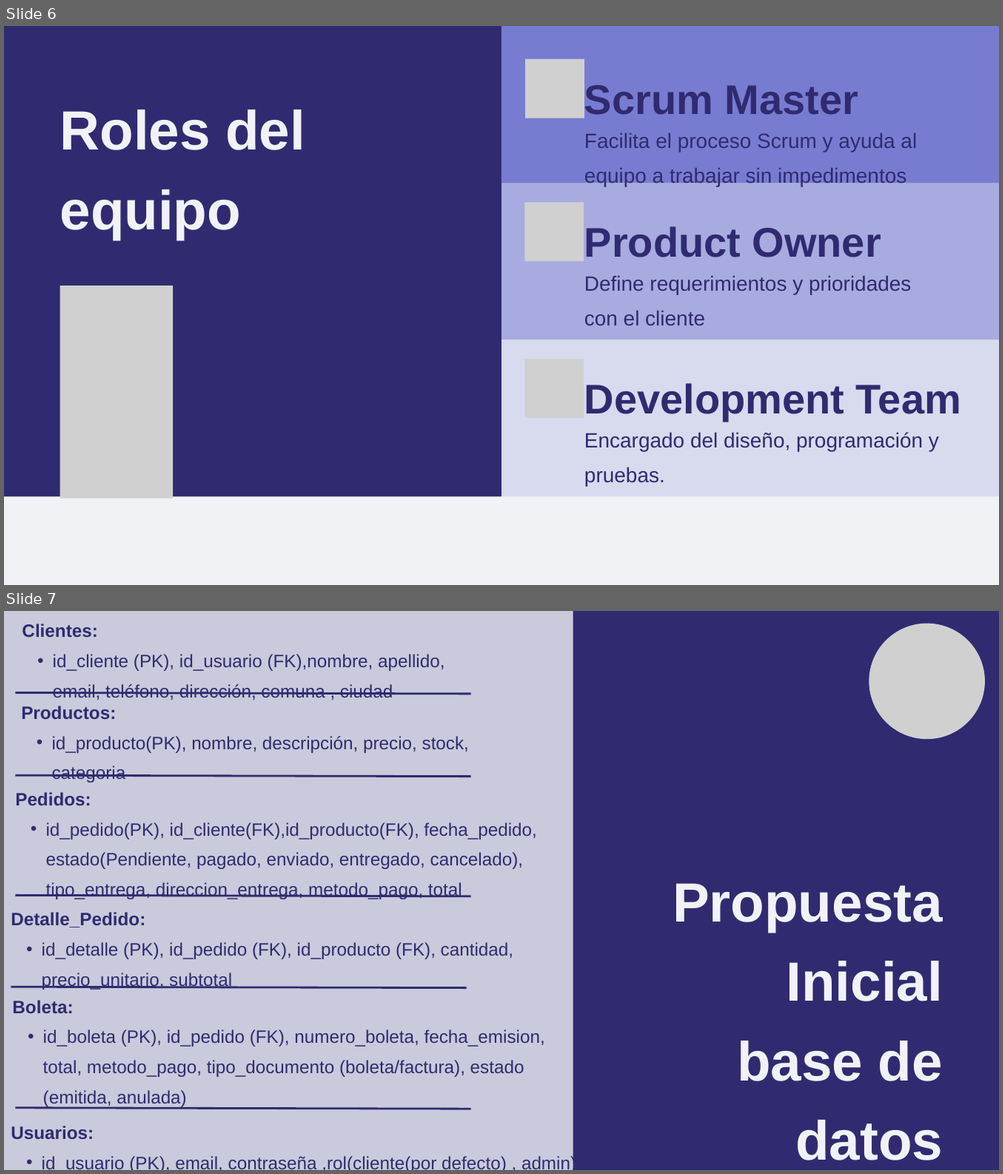
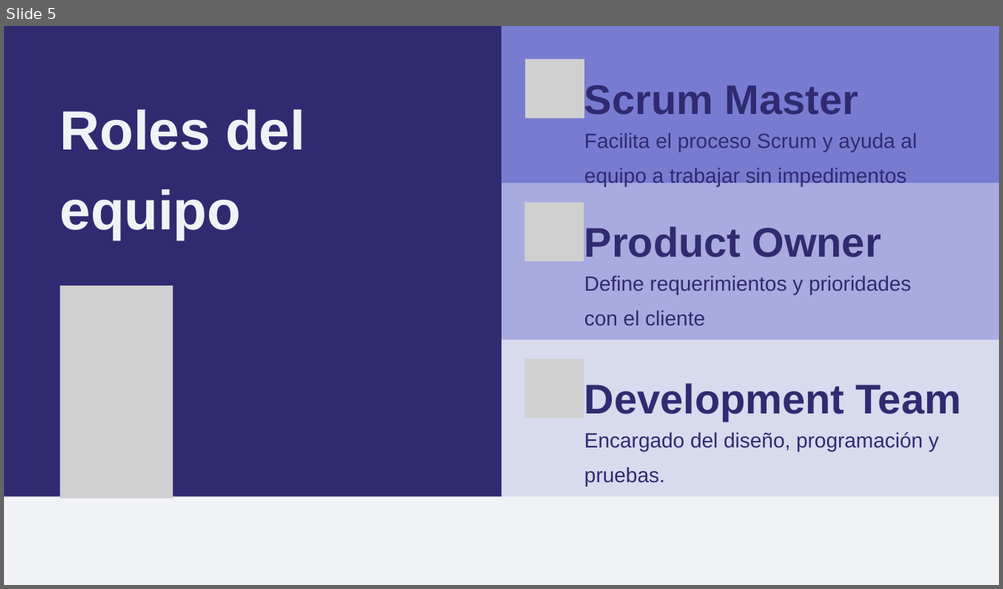
Before and after one commit to TusharRTX/Capstone-005D, a slide deck: Mirwani_Infantas_Huansha/Fase 1/Evidencias Grupales/Presentación de la Propuesta.pptx. Shown one above the other, each under a label of ours: slides 6 and 7 before the commit, slide 5 after it. The pictures are 1003x1174 and 1003x589 pixels, drawn with LibreOffice and Linux fonts; fonts in the diff are those of the drawing; grey boxes stand for pictures; background and template pictures are left out. Boxes give left, top, right and bottom in pixels: in the first picture for what was removed or moved away, otherwise in the second. Text is boxed around its words. In the diff, an @@ line names an element or a change of style, - is before the commit and + after.

```diff
--- a/Mirwani_Infantas_Huansha/Fase 1/Evidencias Grupales/Presentación de la Propuesta.pptx
+++ b/Mirwani_Infantas_Huansha/Fase 1/Evidencias Grupales/Presentación de la Propuesta.pptx
@@ slide 7 removed at box(4, 611, 999, 1170), background #302B70 @@
@@ rectangle removed at box(4, 611, 572, 1170) @@
@@ text removed at box(22, 624, 444, 700) @@
-Clientes:
-  • id_cliente (PK), id_usuario (FK),nombre, apellido, email, teléfono, dirección, comuna , ciudad
@@ picture removed at box(869, 624, 984, 739) @@
@@ line removed from (15, 692) to (470, 694) @@
@@ text removed at box(21, 706, 469, 783) @@
-Productos:
-  • id_producto(PK), nombre, descripción, precio, stock, categoria
@@ line removed from (15, 775) to (470, 777) @@
@@ text removed at box(15, 792, 536, 900) @@
-Pedidos:
-  • id_pedido(PK), id_cliente(FK),id_producto(FK), fecha_pedido, estado(Pendiente, pagado, enviado, entregado, cancelado), tipo_entrega, direccion_entrega, metodo_pago, total
@@ line removed from (15, 895) to (470, 897) @@
@@ text removed at box(672, 883, 942, 1161) @@
-Propuesta Inicial base de datos
@@ text removed at box(11, 912, 513, 990) @@
-Detalle_Pedido:
-  • id_detalle (PK), id_pedido (FK), id_producto (FK), cantidad, precio_unitario, subtotal
@@ line removed from (11, 987) to (466, 988) @@
@@ text removed at box(12, 1000, 545, 1108) @@
-Boleta:
-  • id_boleta (PK), id_pedido (FK), numero_boleta, fecha_emision, total, metodo_pago, tipo_documento (boleta/factura), estado (emitida, anulada)
@@ line removed from (15, 1108) to (470, 1109) @@
@@ text removed at box(11, 1126, 576, 1170) @@
-Usuarios:
-  • id_usuario (PK), email, contraseña ,rol(cliente(por defecto) , admin)
@@ what was slide 6 is now slide 5 @@
```
Also in this commit, not shown: 1 slide changed, 1 slide added, 1 other slide removed, 1 other file.
